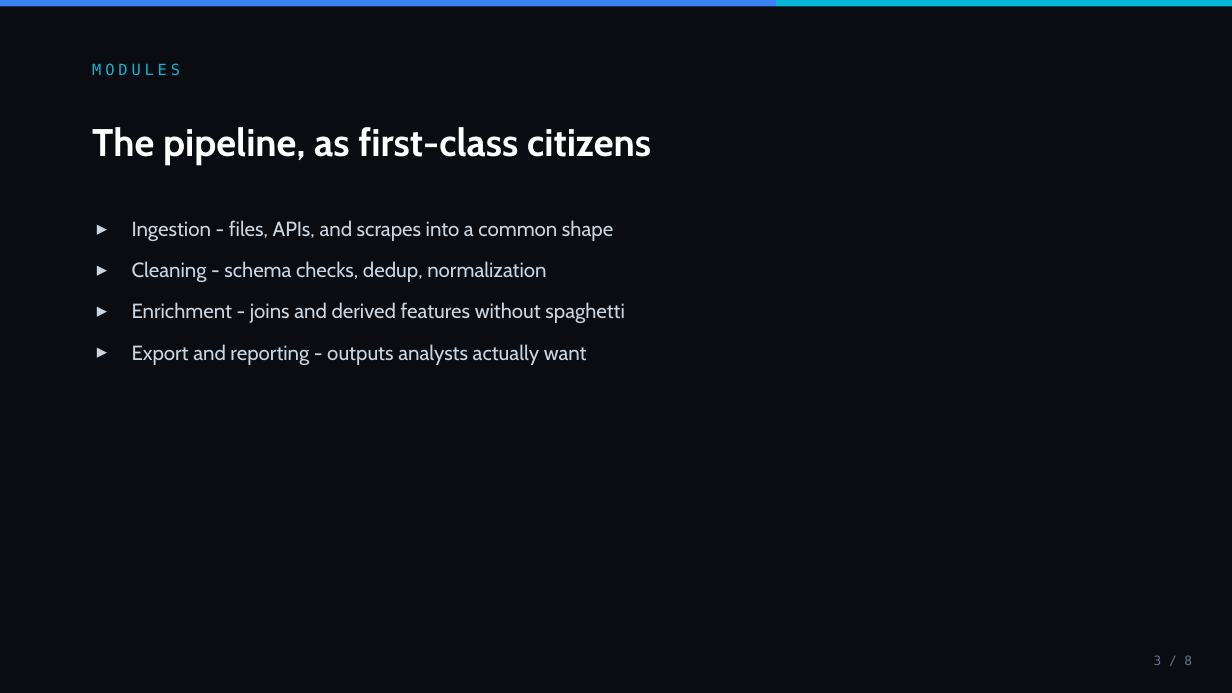
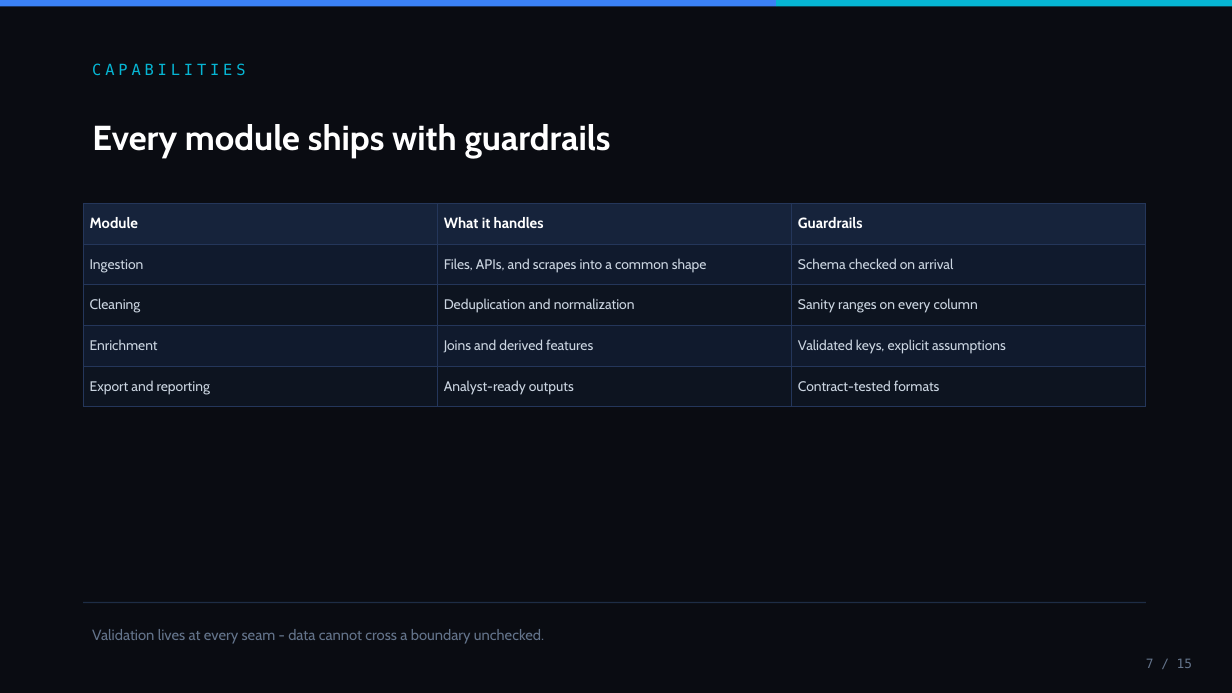
Before and after one commit to rezalianvatiady/rezalianvatiady.github.io, a slide deck: slide 7 of decks/odis.pptx (slide 3 before the commit). Drawn at 1232x693 pixels with LibreOffice and Linux fonts; fonts in the diff are those of the drawing. Boxes give left, top, right and bottom in pixels: in the first picture for what was removed or moved away, otherwise in the second. Text is boxed around its words. In the diff, an @@ line names an element or a change of style, - is before the commit and + after.

```diff
--- a/decks/odis.pptx
+++ b/decks/odis.pptx
@@ text at [92,63,245,75]: text changed @@
-MODULES
+CAPABILITIES
@@ text at [92,124,611,158]: text changed; size 30 to 27 pt @@
-The pipeline, as first-class citizens
+Every module ships with guardrails
@@ table added at [83,203,1145,399], 5 rows, 3 columns @@
+Module | What it handles | Guardrails
+Ingestion | Files, APIs, and scrapes into a common shape | Schema checked on arrival
+Cleaning | Deduplication and normalization | Sanity ranges on every column
+Enrichment | Joins and derived features | Validated keys, explicit assumptions
+Export and reporting | Analyst-ready outputs | Contract-tested formats
@@ text removed at [132,220,625,365] @@
-▸ Ingestion - files, APIs, and scrapes into a common shape
-▸ Cleaning - schema checks, dedup, normalization
-▸ Enrichment - joins and derived features without spaghetti
-▸ Export and reporting - outputs analysts actually want
@@ line added from (83, 603) to (1146, 603), #1E2D45 1 pt @@
@@ text added at [92,629,544,644], 11.5 pt, text #64748B @@
+Validation lives at every seam - data cannot cross a boundary unchecked.
@@ text added at [1146,658,1192,668], 10 pt, text #64748B @@
+7 / 15
@@ text removed at [1154,655,1192,665] @@
-3 / 8
```
Also in this commit, not shown: 7 other slides changed, 7 slides added, 14 other files.
